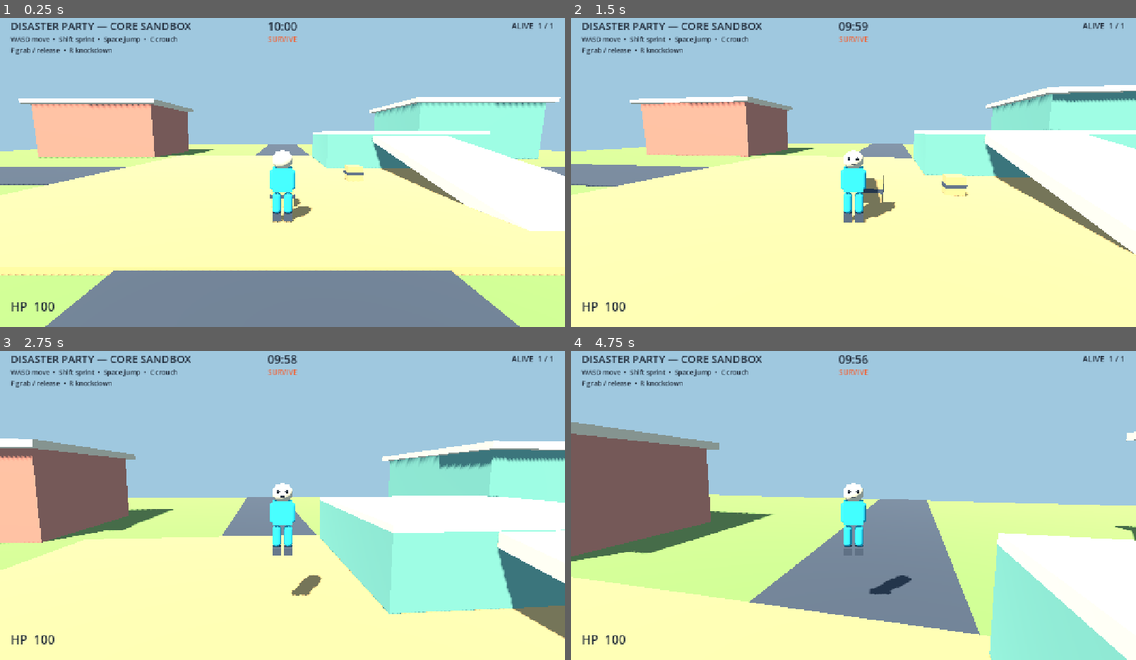
Above: before the commit, frames 1-4 (two rows, left to right).
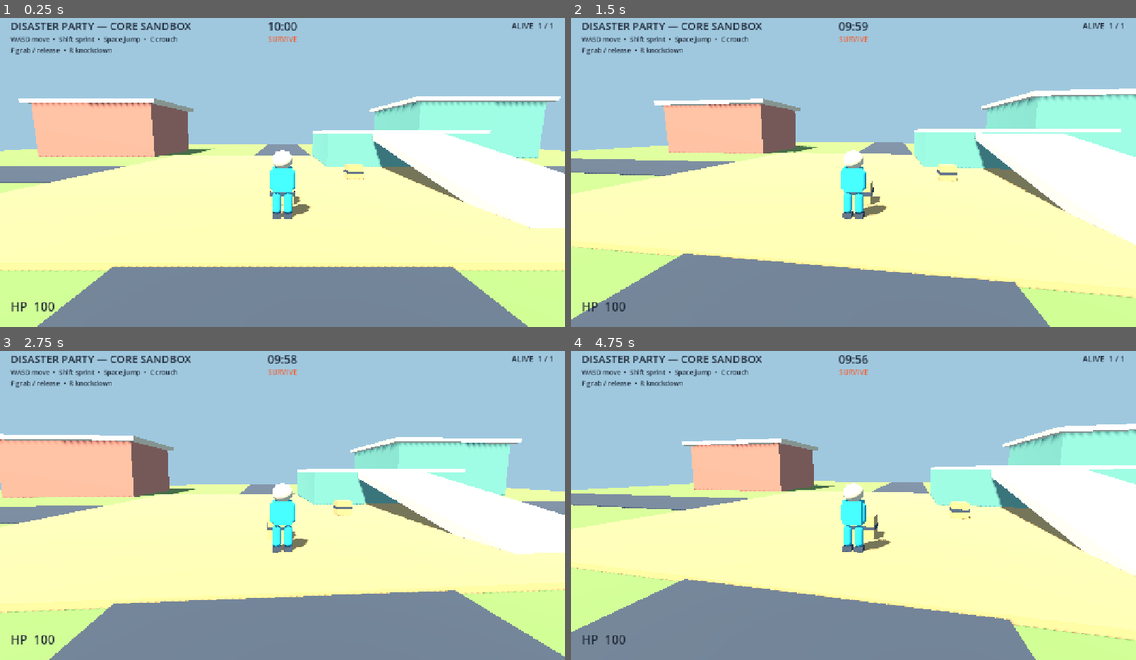
Above: after the commit, the same moments.

Repository: phucle297/idunno
Game: Godot game, scene res://scenes/main.tscn
Same seed, same stepped clock (60 frames per second), same inputs: the game is played once before the commit and once after it.
Inputs (mouse positions are in pixels of both pictures, inside the frame that each line leads up to):
- Up to frame 1 (0.25 s): no input
- Up to frame 2 (1.5 s): tap Enter (ui_accept) at 0.5 s; move the mouse to (881, 166) at 0.52 s; hold C (crouch) 0.53-1.28 s; hold W (move_forward) from 0.53 s (still down); click (881, 166) at 0.67 s; tap Space (jump) at 0.77, 1.07 s; tap F (grab) at 0.8, 1.35 s; move the mouse to (825, 169) at 1.27 s
- Up to frame 3 (2.75 s): keep holding W (move_forward); tap Space (jump) at 1.52, 1.82, 2.3 s; tap Shift (sprint) at 1.55 s; move the mouse to (293, 496) at 2.02 s; hold Shift (sprint) from 2.03 s (still down)
- Up to frame 4 (4.75 s): keep holding W (move_forward); move the mouse to (847, 505) at 2.77 s; release Shift (sprint) at 2.78 s; tap Space (jump) at 2.85, 3.02, 3.32, 3.77, 4.07, 4.52 s; click (847, 505) at 2.92 s; tap C (crouch) at 3.05 s; move the mouse to (893, 505) at 3.52 s; hold C (crouch) 3.53-4.28 s; tap F (grab) at 3.8, 4.35 s; move the mouse to (808, 496) at 4.27 s; tap Shift (sprint) at 4.55 s

The runs differ from the first frame. In frame 1, 3.9% of the frame differs, in the area x 0-100%, y 25-100%; in frame 2, 26%; in frame 3, 50%; in frame 4, 64%, in the area x 0-100%, y 23-100%.

Commit message:
feat(multiplayer): replicate authoritative movement
Amp-Thread-ID: https://ampcode.com/threads/T-01a10f48-c0c1-7799-a84a-a5178c7b1aa7
Co-authored-by: Amp <amp@ampcode.com>

Diff:
--- a/game/main.gd
+++ b/game/main.gd
@@ -14,6 +14,7 @@
 const PlayerScene = preload("res://scenes/player.tscn")
 const DEFAULT_NETWORK_PORT := 29730
 const MAX_NETWORK_PLAYERS := 20
+const MOVEMENT_INPUT_LIMIT := 1.0
 
 @onready var match_manager: Node = $MatchManager
 @onready var disaster_director: DisasterDirector = $DisasterDirector
@@ -25,6 +26,8 @@
 var _player_nodes: Dictionary = {}
 var _network_mode := false
 var _network_role := "offline"
+var _movement_inputs: Dictionary = {}
+var _local_movement_sequence := 0
 
 
 func _ready() -> void:
@@ -197,6 +200,7 @@
 func _on_network_peer_disconnected(peer_id: int) -> void:
 	if not multiplayer.is_server() or not _player_nodes.has(peer_id):
 		return
+	_movement_inputs.erase(peer_id)
 	$GrabManager.unregister_player(peer_id)
 	meteor_shower.unregister_player(peer_id)
 	flood.unregister_player(peer_id)
@@ -260,6 +264,105 @@
 	player.position = spawn_position
 	var camera := player.get_node("CameraPivot/SpringArm3D/Camera3D") as Camera3D
 	camera.current = peer_id == multiplayer.get_unique_id()
+
+
+func _physics_process(delta: float) -> void:
+	if not _network_mode:
+		return
+	var local_peer_id := multiplayer.get_unique_id()
+	var local_player := _player_nodes.get(local_peer_id) as PartyPlayer
+	if is_instance_valid(local_player):
+		var input_2d := Input.get_vector("move_left", "move_right", "move_forward", "move_back")
+		var sprinting := Input.is_action_pressed("sprint")
+		var crouched := Input.is_action_pressed("crouch")
+		var jump_pressed := Input.is_action_just_pressed("jump")
+		if multiplayer.is_server():
+			_store_movement_input(local_peer_id, input_2d, sprinting, crouched, jump_pressed, local_player.get_camera_yaw(), _local_movement_sequence)
+		else:
+			submit_local_movement_input(input_2d, sprinting, crouched, jump_pressed, local_player.get_camera_yaw())
+	if not multiplayer.is_server():
+		return
+	var snapshots: Array[Dictionary] = []
+	for peer_id: int in _player_nodes:
+		var player := _player_nodes[peer_id] as PartyPlayer
+		var movement_input: Dictionary = _movement_inputs.get(peer_id, {})
+		if movement_input.is_empty():
+			movement_input = _empty_movement_input()
+		player.set_camera_yaw(float(movement_input.yaw))
+		player.apply_movement_input(
+			movement_input.direction,
+			movement_input.sprinting,
+			movement_input.crouched,
+			movement_input.jump_pressed,
+			delta
+		)
+		movement_input.jump_pressed = false
+		_movement_inputs[peer_id] = movement_input
+		snapshots.append({
+			"peer_id": peer_id,
+			"transform": player.global_transform,
+			"velocity": player.velocity,
+			"yaw": player.get_camera_yaw(),
+		})
+	_apply_movement_snapshots.rpc(snapshots)
+
+
+func submit_local_movement_input(input_2d: Vector2, sprinting: bool, crouched: bool, jump_pressed: bool, camera_yaw: float) -> void:
+	if not _network_mode or multiplayer.is_server():
+		return
+	_local_movement_sequence += 1
+	_submit_movement_input.rpc_id(1, input_2d, sprinting, crouched, jump_pressed, camera_yaw, _local_movement_sequence)
+
+
+@rpc("any_peer", "call_remote", "unreliable_ordered")
+func _submit_movement_input(input_2d: Vector2, sprinting: bool, crouched: bool, jump_pressed: bool, camera_yaw: float, sequence: int) -> void:
+	if not multiplayer.is_server():
+		return
+	var sender_id := multiplayer.get_remote_sender_id()
+	if sender_id <= 1 or not _player_nodes.has(sender_id):
+		return
+	_store_movement_input(sender_id, input_2d, sprinting, crouched, jump_pressed, camera_yaw, sequence)
+
+
+@rpc("authority", "call_remote", "unreliable_ordered")
+func _apply_movement_snapshots(snapshots: Array[Dictionary]) -> void:
+	if multiplayer.is_server():
+		return
+	for snapshot: Dictionary in snapshots:
+		var peer_id := int(snapshot.peer_id)
+		if not _player_nodes.has(peer_id):
+			continue
+		var player := _player_nodes[peer_id] as PartyPlayer
+		player.global_transform = snapshot.transform
+		player.velocity = snapshot.velocity
+		player.set_camera_yaw(float(snapshot.yaw))
+
+
+func _store_movement_input(peer_id: int, input_2d: Vector2, sprinting: bool, crouched: bool, jump_pressed: bool, camera_yaw: float, sequence: int) -> void:
+	var previous: Dictionary = _movement_inputs.get(peer_id, {})
+	if not previous.is_empty() and sequence < int(previous.sequence):
+		return
+	var safe_input := input_2d if input_2d.is_finite() else Vector2.ZERO
+	var safe_yaw := camera_yaw if is_finite(camera_yaw) else 0.0
+	_movement_inputs[peer_id] = {
+		"direction": safe_input.limit_length(MOVEMENT_INPUT_LIMIT),
+		"sprinting": sprinting,
+		"crouched": crouched,
+		"jump_pressed": jump_pressed or (not previous.is_empty() and bool(previous.jump_pressed)),
+		"yaw": wrapf(safe_yaw, -PI, PI),
+		"sequence": sequence,
+	}
+
+
+func _empty_movement_input() -> Dictionary:
+	return {
+		"direction": Vector2.ZERO,
+		"sprinting": false,
+		"crouched": false,
+		"jump_pressed": false,
+		"yaw": 0.0,
+		"sequence": 0,
+	}
 
 
 func _register_server_gameplay_player(peer_id: int, player: PartyPlayer, player_name: String) -> bool:
--- a/game/player.gd
+++ b/game/player.gd
@@ -48,7 +48,7 @@
 
 
 func _physics_process(delta: float) -> void:
-	if _is_eliminated or not accepts_local_input():
+	if _is_eliminated or multiplayer.has_multiplayer_peer() or not accepts_local_input():
 		return
 	if Input.is_action_just_pressed("knockdown_test"):
 		apply_knockdown(Vector3.RIGHT * 4.0)
@@ -224,3 +224,12 @@
 
 func accepts_local_input() -> bool:
 	return not multiplayer.has_multiplayer_peer() or is_multiplayer_authority()
+
+
+func get_camera_yaw() -> float:
+	return _camera_yaw
+
+
+func set_camera_yaw(yaw: float) -> void:
+	_camera_yaw = wrapf(yaw, -PI, PI)
+	camera_pivot.rotation.y = _camera_yaw
--- a/progress.json
+++ b/progress.json
@@ -1,6 +1,6 @@
 {
   "schema_version": 1,
-  "updated_at": "2026-10-06T10:33:01+07:00",
+  "updated_at": "2026-10-06T10:40:40+07:00",
   "project": "Disaster Party",
   "source_of_truth": true,
   "current_phase": "phase_6_multiplayer_stabilization",
@@ -65,7 +65,7 @@
       "acceptance": {
         "separate_peer_state_matrix": "passed_2_4_8_20_clients_ready_active_health_alive_damage_client_mutation_rejection_and_flood_tornado_snapshot",
         "playable_scene_session": "passed_two_peer_host_join_authoritative_spawn_local_camera_and_disconnect_cleanup",
-        "playable_scene_replication": "not_implemented_movement_match_health_and_disaster_presentation_replication_required"
+        "playable_scene_replication": "partial_server_authoritative_movement_and_batched_snapshots_passed_match_health_and_disaster_presentation_required"
       }
     }
   },
@@ -269,6 +269,11 @@
       "result": "passed",
       "check": "Playable camera cursor capture",
       "evidence": "Player input now captures the cursor at startup, releases it with Escape, recaptures it with left cl …(533 unchanged characters)…
+    },
+    {
+      "result": "passed",
+      "check": "Phase 6 playable-scene authoritative movement",
+      "evidence": "PLAYABLE_SCENE_NETWORK_PEERS_OK clients=2 authoritative_movement=passed remote_observation=passed disconnect_cleanup=passed from separate host and client processes loading scenes/main.tscn. The peers supplied divergent movement input; the host advanced both CharacterBody3D players and the client observed both batched authoritative snapshots. All ten gameplay suites passed (PHASE1 23, player 23, match 37, rematch 5 cycles/110, spectator 12, grab 19, Meteor 30, Flood 24, Tornado 30, director 37), as did NETWORK_AUTHORITY_PEERS_OK. Match, health, and disaster presentation replication remain unimplemented."
     }
   ],
   "blockers": [
@@ -327,5 +332,5 @@
     "assets/generated/",
     "assets/materials/"
   ],
-  "next_action": "Add client input submission and server-authoritative movement snapshots for playable-scene players, then validate divergent two-peer movement and remote observation."
+  "next_action": "Replicate authoritative match state and per-player health into playable clients, then validate two-peer damage, elimination, alive count, and HUD consistency."
 }
--- a/tests/playable_scene_network_peer.gd
+++ b/tests/playable_scene_network_peer.gd
@@ -37,6 +37,7 @@
 	var peer_ids: Array[int] = main.get_network_player_ids()
 	var client_id := _non_server_peer_id(peer_ids)
 	var client_player := main.get_node_or_null("NetworkPlayer%d" % client_id) as PartyPlayer
+	var host_player := main.get_node("Player") as PartyPlayer
 	var manager := main.get_node("MatchManager") as MatchManager
 	var spawn_passed: bool = (
 		main.is_network_session()
@@ -46,6 +47,27 @@
 		and manager.players.has(client_id)
 		and is_instance_valid(client_player)
 		and client_player.get_multiplayer_authority() == client_id
+	)
+	var host_spawn := host_player.global_position
+	var client_spawn := client_player.global_position if is_instance_valid(client_player) else Vector3.ZERO
+	Input.action_press("move_left")
+	while (
+		is_instance_valid(client_player)
+		and (host_player.global_position - host_spawn).length() < 1.0
+		and Time.get_ticks_msec() < deadline
+	):
+		await physics_frame
+	Input.action_release("move_left")
+	while (
+		is_instance_valid(client_player)
+		and (client_player.global_position - client_spawn).length() < 1.0
+		and Time.get_ticks_msec() < deadline
+	):
+		await physics_frame
+	var movement_passed: bool = (
+		(host_player.global_position - host_spawn).length() >= 1.0
+		and is_instance_valid(client_player)
+		and (client_player.global_position - client_spawn).length() >= 1.0
 	)
 	while main.get_network_player_ids().size() != 1 and Time.get_ticks_msec() < deadline:
 		await process_frame
@@ -57,11 +79,11 @@
 		and main.get_node_or_null("NetworkPlayer%d" % client_id) == null
 		and _registries_accept_removed_peer(main, client_id)
 	)
-	var passed: bool = spawn_passed and cleanup_passed
+	var passed: bool = spawn_passed and movement_passed and cleanup_passed
 	if passed:
-		print("PLAYABLE_NETWORK_SERVER_OK spawned=2 remaining=1 disconnected_peer=%d" % client_id)
+		print("PLAYABLE_NETWORK_SERVER_OK spawned=2 authoritative_movement=passed remaining=1 disconnected_peer=%d" % client_id)
 	else:
-		push_error("Playable server spawn or disconnect cleanup failed ids=%s players=%s" % [main.get_network_player_ids(), manager.players.keys()])
+		push_error("Playable server validation failed spawn=%s movement=%s cleanup=%s ids=%s players=%s" % [spawn_passed, movement_passed, cleanup_passed, main.get_network_player_ids(), manager.players.keys()])
 	quit(0 if passed else 1)
 
 
@@ -72,7 +94,7 @@
 	var local_id: int = root.multiplayer.get_unique_id()
 	var local_player := main.get_node_or_null("NetworkPlayer%d" % local_id) as PartyPlayer
 	var host_player := main.get_node("Player") as PartyPlayer
-	var passed: bool = (
+	var spawn_passed: bool = (
 		main.is_network_session()
 		and main.get_network_role() == "client"
 		and local_id > 1
@@ -83,10 +105,29 @@
 		and not (host_player.get_node("CameraPivot/SpringArm3D/Camera3D") as Camera3D).current
 		and (local_player.get_node("CameraPivot/SpringArm3D/Camera3D") as Camera3D).current
 	)
+	var host_spawn := host_player.global_position
+	var local_spawn := local_player.global_position if is_instance_valid(local_player) else Vector3.ZERO
+	Input.action_press("move_right")
+	while (
+		is_instance_valid(local_player)
+		and (
+			(local_player.global_position - local_spawn).length() < 1.0
+			or (host_player.global_position - host_spawn).length() < 1.0
+		)
+		and Time.get_ticks_msec() < deadline
+	):
+		await physics_frame
+	Input.action_release("move_right")
+	var movement_passed: bool = (
+		is_instance_valid(local_player)
+		and (local_player.global_position - local_spawn).length() >= 1.0
+		and (host_player.global_position - host_spawn).length() >= 1.0
+	)
+	var passed := spawn_passed and movement_passed
 	if passed:
-		print("PLAYABLE_NETWORK_CLIENT_OK local=%d players=2" % local_id)
+		print("PLAYABLE_NETWORK_CLIENT_OK local=%d players=2 observed_host_and_local_movement=passed" % local_id)
 	else:
-		push_error("Playable client spawn or authority validation failed local=%d ids=%s" % [local_id, main.get_network_player_ids()])
+		push_error("Playable client validation failed spawn=%s movement=%s local=%d ids=%s" % [spawn_passed, movement_passed, local_id, main.get_network_player_ids()])
 	await create_timer(0.25).timeout
 	quit(0 if passed else 1)
 
Not shown, changed: docs/decisions.md
Not shown, changed: docs/implementation-checklist.md
Not shown, changed: tests/run_playable_scene_network_test.sh
